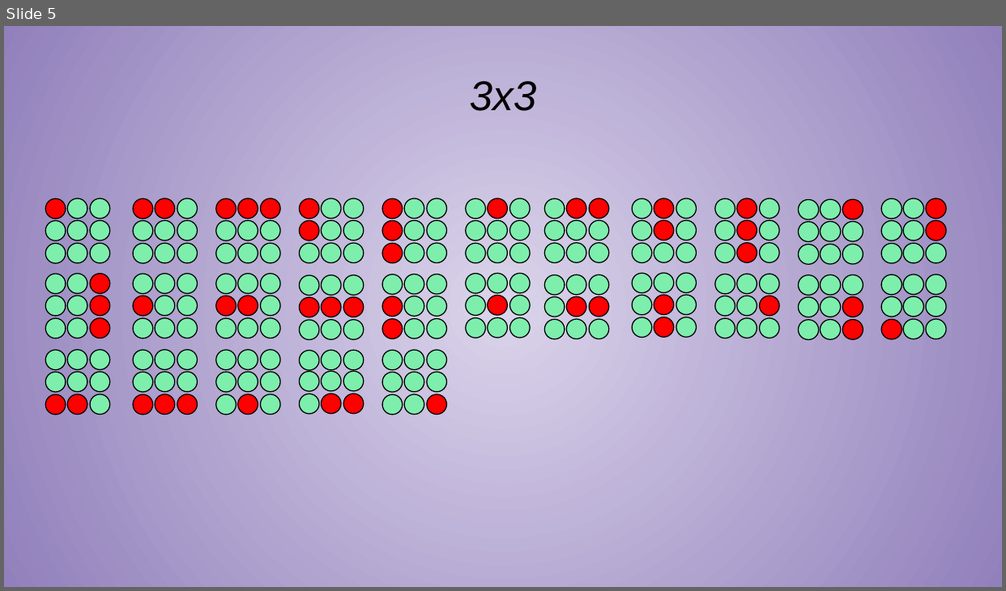
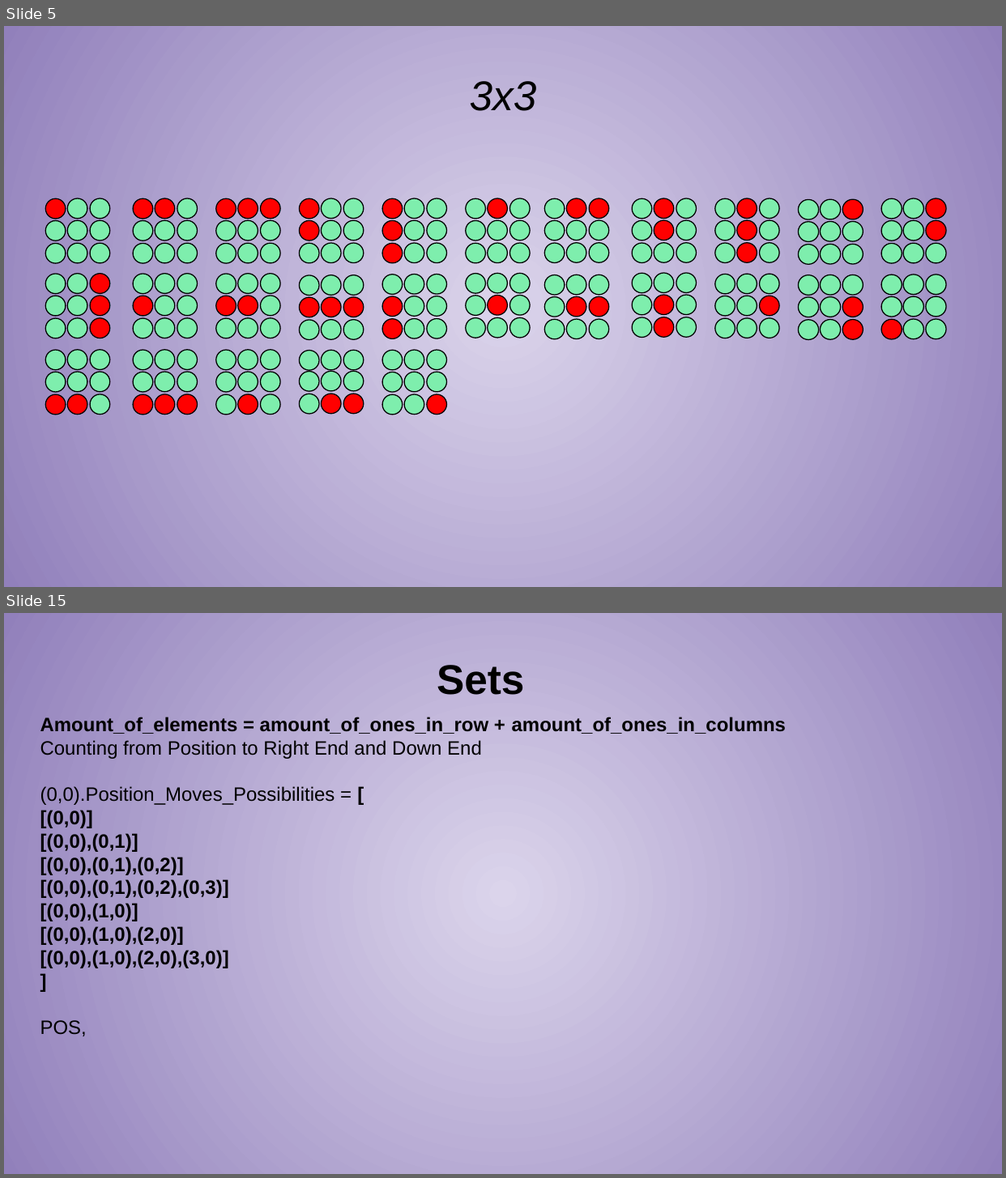
Before and after one commit to Gulaabihaathee/_Graphical_Combinatorics, a slide deck: BALLS.pptx. Shown one above the other, each under a label of ours: slide 5 before the commit, slides 5 and 15 after it; the slides between them are not shown. The pictures are 1006x591 and 1006x1178 pixels, drawn with LibreOffice and Linux fonts; fonts in the diff are those of the drawing. Boxes give left, top, right and bottom in pixels: in the first picture for what was removed or moved away, otherwise in the second. Text is boxed around its words. In the diff, an @@ line names an element or a change of style, - is before the commit and + after.

```diff
--- a/BALLS.pptx
+++ b/BALLS.pptx
@@ slide 15 added at (4,613,1002,1174), background gradient #DBD4EB to #9180BB @@
@@ text added at (437,665,524,695), 30 pt, text #000000, bold @@
+Sets
@@ text added at (40,717,786,1037), 14 pt, text #000000, bold @@
+Amount_of_elements = amount_of_ones_in_row + amount_of_ones_in_columns
+Counting from Position to Right End and Down End
+(0,0).Position_Moves_Possibilities = [
+[(0,0)]
+[(0,0),(0,1)]
+[(0,0),(0,1),(0,2)]
+[(0,0),(0,1),(0,2),(0,3)]
+[(0,0),(1,0)]
+[(0,0),(1,0),(2,0)]
+[(0,0),(1,0),(2,0),(3,0)]
+]
+POS,
```
Also in this commit, not shown: 2 other slides added.
